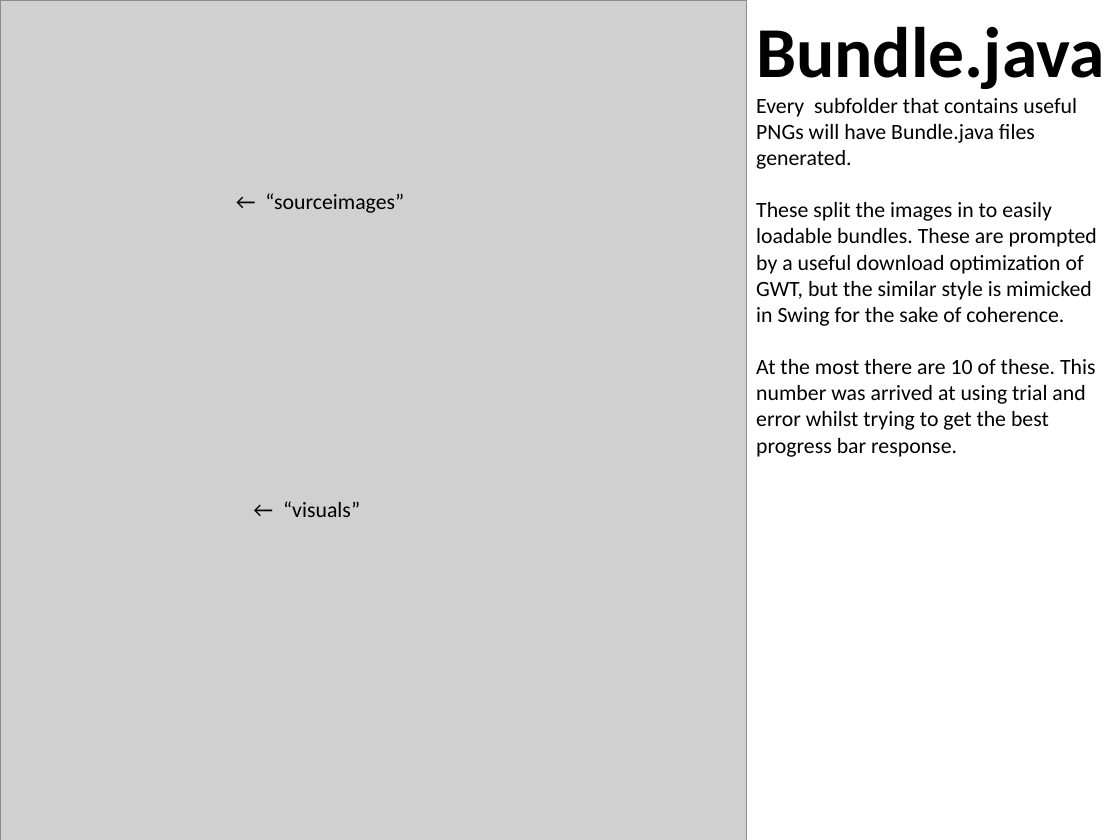
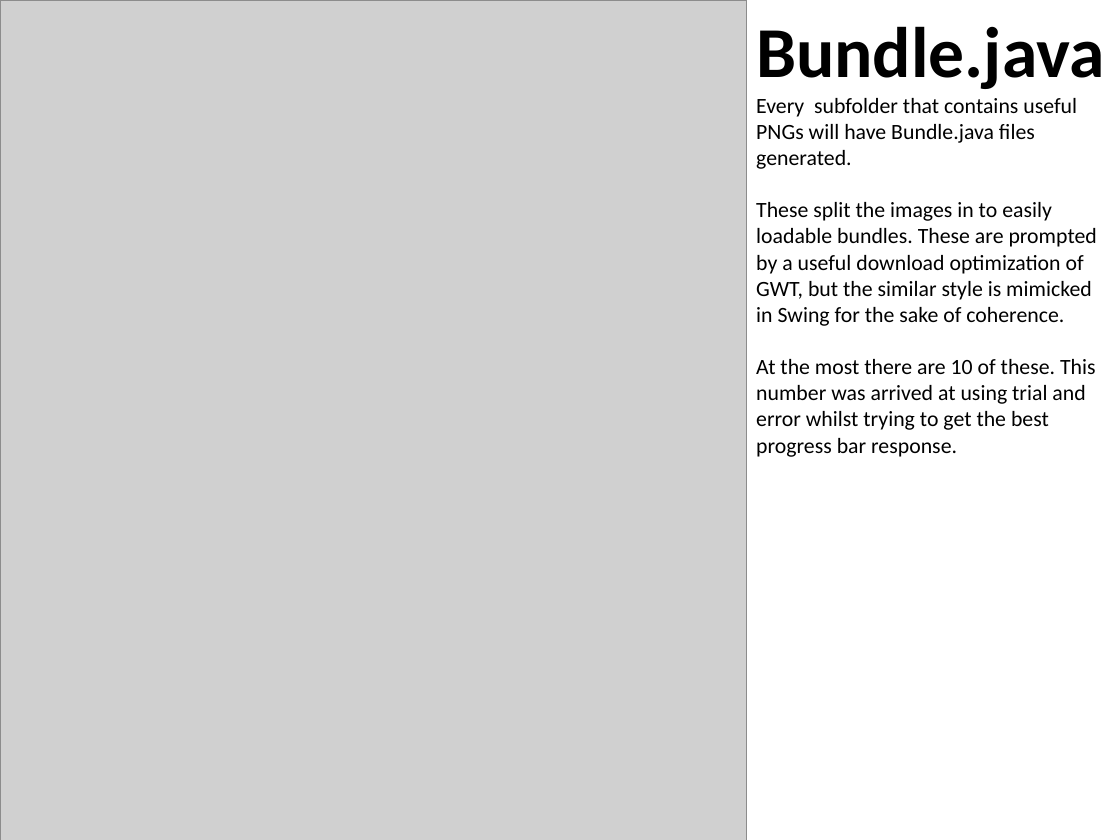
Before and after one commit to a2g/ArtToEngineCodeGen, a slide deck: slide 9 of docs/A2gGeneratorDocumentation.pptx. Drawn at 1120x840 pixels with LibreOffice and Linux fonts; fonts in the diff are those of the drawing; grey boxes stand for pictures. Boxes give left, top, right and bottom in pixels: in the first picture for what was removed or moved away, otherwise in the second. Text is boxed around its words. In the diff, an @@ line names an element or a change of style, - is before the commit and + after.

```diff
--- a/docs/A2gGeneratorDocumentation.pptx
+++ b/docs/A2gGeneratorDocumentation.pptx
@@ text removed at [265,193,404,213] @@
-← “sourceimages”
@@ text removed at [283,501,360,517] @@
-← “visuals”
```
Also in this commit, not shown: 3 other slides changed, 1 slide added.
